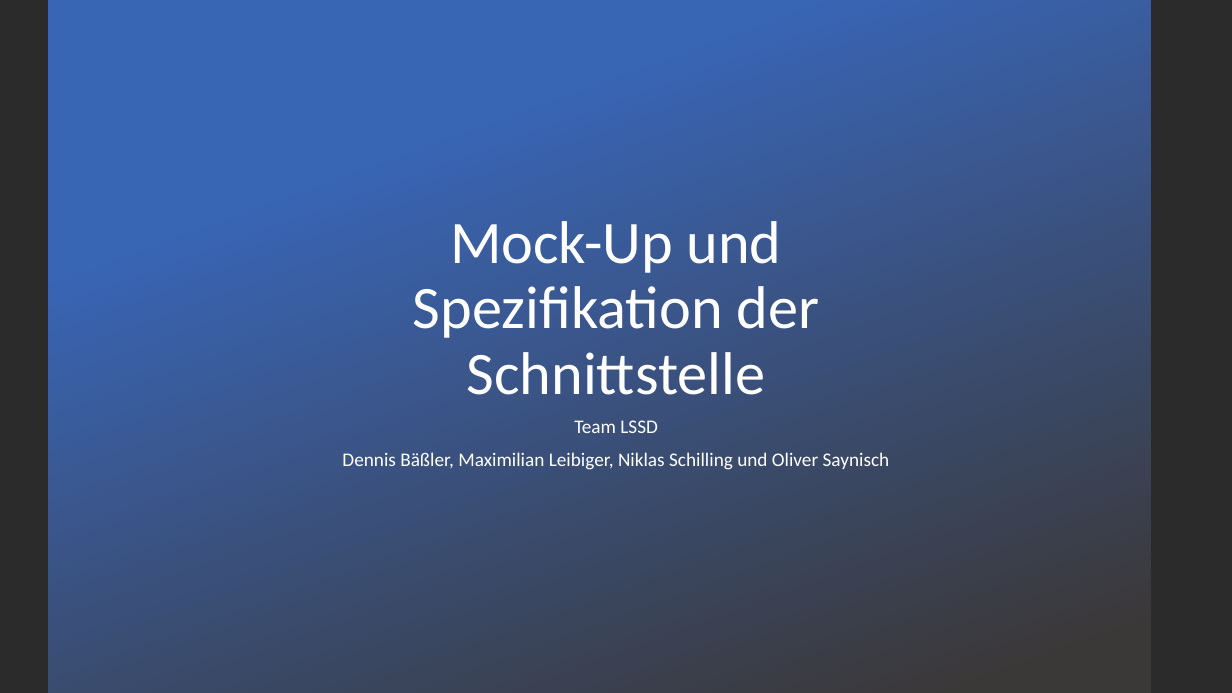
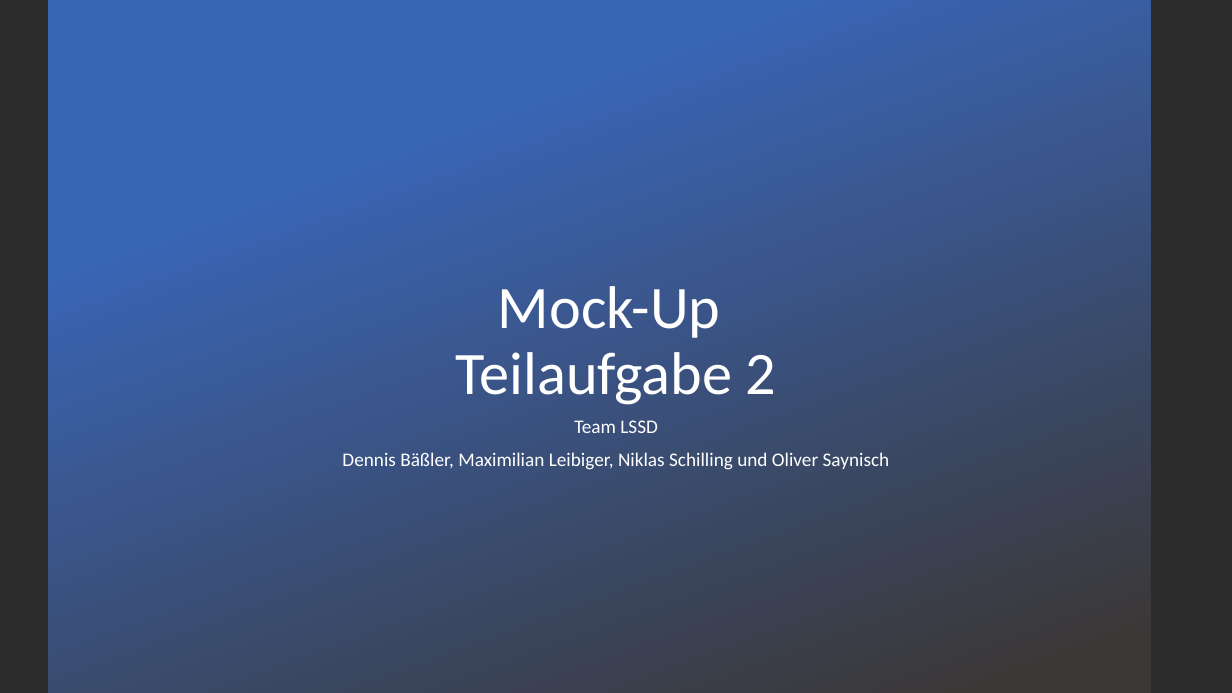
Before and after one commit to Sick0123/Pr_webAnw2, a slide deck: slide 1 of Nemo_Spaß/Mokup_Spezifiaktion der Schnittstelle.pptx. Drawn at 1232x693 pixels with LibreOffice and Linux fonts; fonts in the diff are those of the drawing; background and template pictures are left out; a plain dark background stands for a picture behind light text. Boxes give left, top, right and bottom in pixels: in the first picture for what was removed or moved away, otherwise in the second. Text is boxed around its words. In the diff, an @@ line names an element or a change of style, - is before the commit and + after.

```diff
--- a/Nemo_Spaß/Mokup_Spezifiaktion der Schnittstelle.pptx
+++ b/Nemo_Spaß/Mokup_Spezifiaktion der Schnittstelle.pptx
@@ title at [456,286,777,405]: text changed @@
-Mock-Up und Spezifikation der Schnittstelle
+Mock-Up
+Teilaufgabe 2
```
Also in this commit, not shown: 1 other file.
